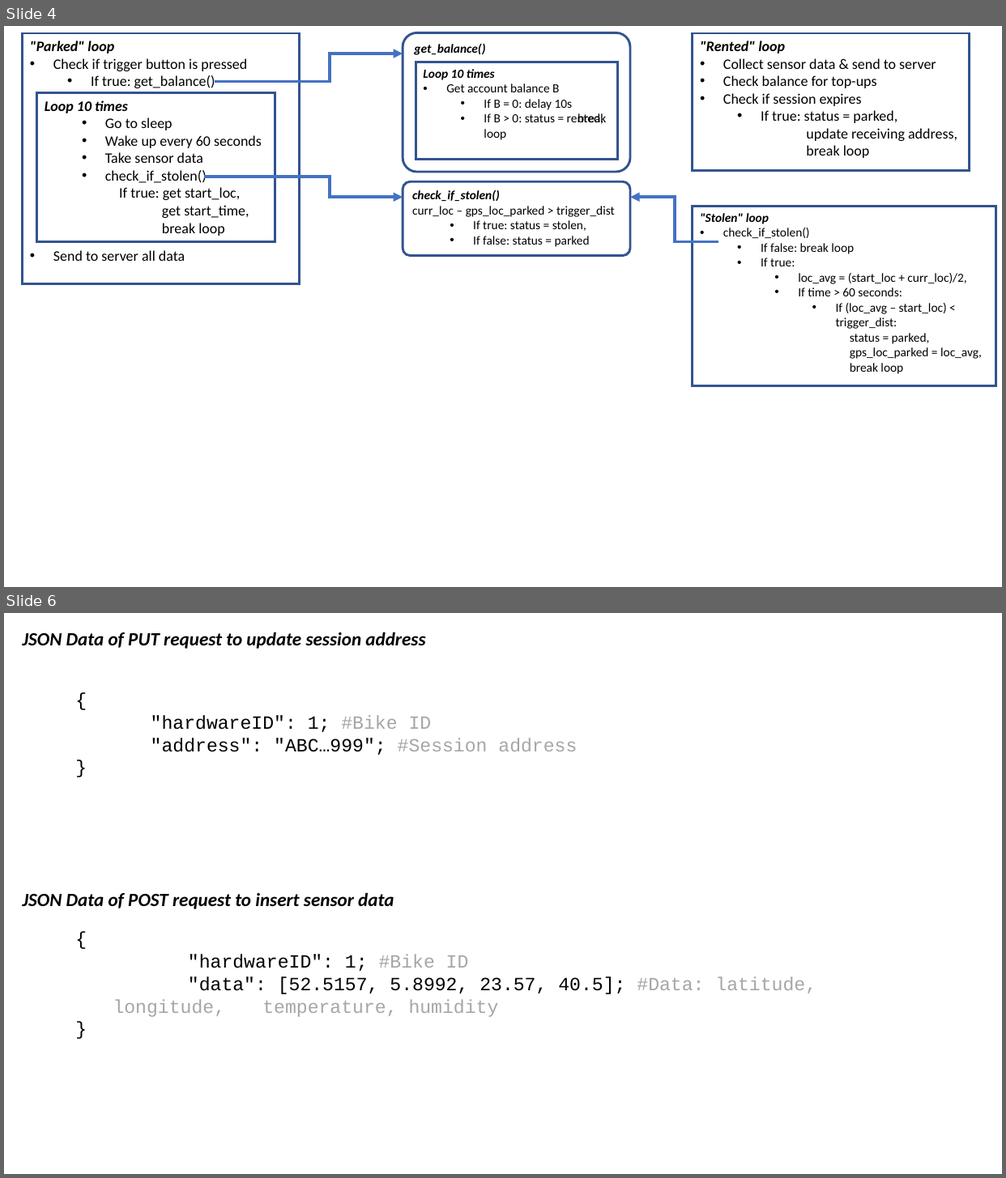
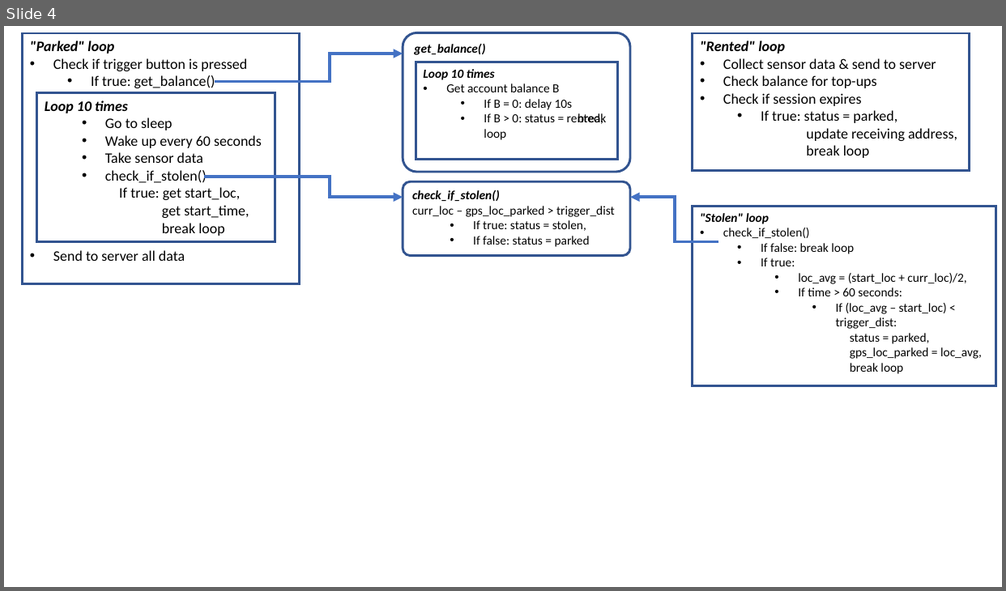
Before and after one commit to yenthusiastic/arp_b, a slide deck: misc/Concept.pptx. Shown one above the other, each under a label of ours: slides 4 and 6 before the commit, slide 4 after it; the slides between them are not shown. The pictures are 1006x1178 and 1006x591 pixels, drawn with LibreOffice and Linux fonts; fonts in the diff are those of the drawing. Boxes give left, top, right and bottom in pixels: in the first picture for what was removed or moved away, otherwise in the second. Text is boxed around its words. In the diff, an @@ line names an element or a change of style, - is before the commit and + after.

```diff
--- a/misc/Concept.pptx
+++ b/misc/Concept.pptx
@@ slide 6 removed at box(4, 613, 1002, 1174), background #FFFFFF @@
@@ text removed at box(23, 632, 425, 649) @@
-JSON Data of PUT request to update session address
@@ text removed at box(151, 715, 577, 755) @@
-{
-"hardwareID": 1; #Bike ID
-"address": "ABC…999"; #Session address
-}
@@ text removed at box(23, 892, 394, 909) @@
-JSON Data of POST request to insert sensor data
@@ text removed at box(113, 954, 816, 1017) @@
-{
-  "hardwareID": 1; #Bike ID
-  "data": [52.5157, 5.8992, 23.57, 40.5]; #Data: latitude, longitude, temperature, humidity
-}
```
Also in this commit, not shown: 1 slide changed, 7 other files.
